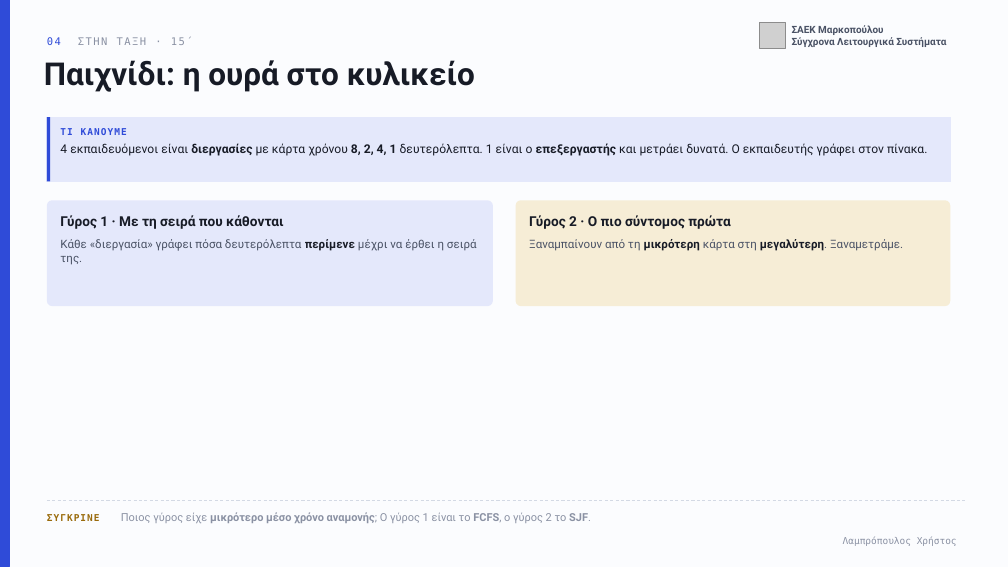
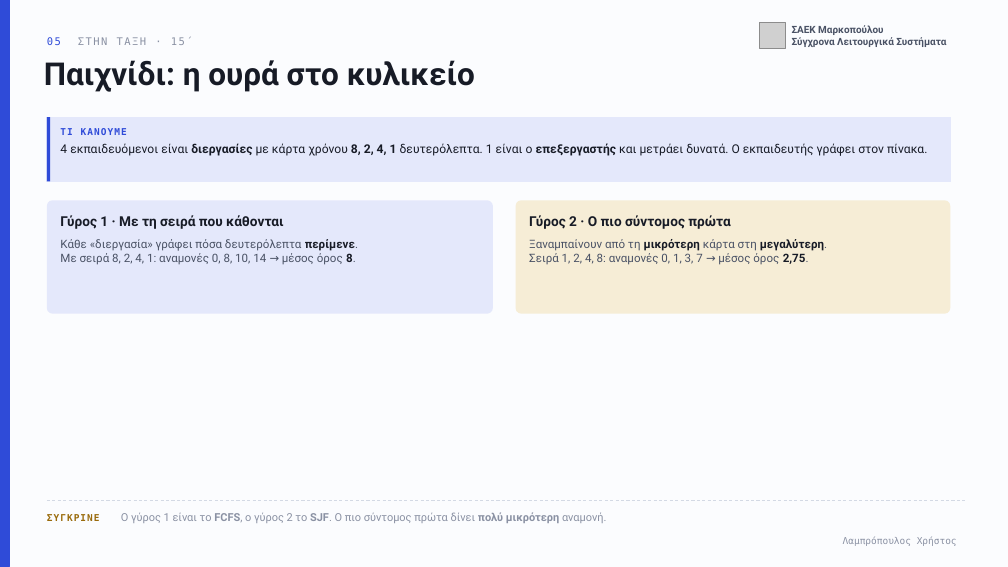
Before and after one commit to xristlamp/LAMPROPOULOS, a slide deck: slide 5 of files/markopoulo/sls-03-fcfs-sjf.pptx (slide 4 before the commit). Drawn at 1008x567 pixels with LibreOffice and Linux fonts; fonts in the diff are those of the drawing; grey boxes stand for pictures. Boxes give left, top, right and bottom in pixels: in the first picture for what was removed or moved away, otherwise in the second. Text is boxed around its words. In the diff, an @@ line names an element or a change of style, - is before the commit and + after.

```diff
--- a/files/markopoulo/sls-03-fcfs-sjf.pptx
+++ b/files/markopoulo/sls-03-fcfs-sjf.pptx
@@ text at (47, 37, 193, 45): text changed @@
-04 ΣΤΗΝ ΤΑΞΗ · 15΄
+05 ΣΤΗΝ ΤΑΞΗ · 15΄
@@ rounded rectangle: place and size @@
-rounded rectangle at (47, 200, 493, 306)
+rounded rectangle at (47, 200, 493, 314)
@@ rounded rectangle: place and size @@
-rounded rectangle at (516, 200, 951, 306)
+rounded rectangle at (516, 200, 951, 314)
@@ text at (60, 239, 358, 265): text changed @@
-Κάθε «διεργασία» γράφει πόσα δευτερόλεπτα περίμενε μέχρι να έρθει η σειρά της.
+Κάθε «διεργασία» γράφει πόσα δευτερόλεπτα περίμενε.
+Με σειρά 8, 2, 4, 1: αναμονές 0, 8, 10, 14 → μέσος όρος 8.
@@ text at (529, 239, 827, 265): text changed @@
-Ξαναμπαίνουν από τη μικρότερη κάρτα στη μεγαλύτερη. Ξαναμετράμε.
+Ξαναμπαίνουν από τη μικρότερη κάρτα στη μεγαλύτερη.
+Σειρά 1, 2, 4, 8: αναμονές 0, 1, 3, 7 → μέσος όρος 2,75.
@@ text at (47, 512, 606, 523): text changed; bold off @@
-ΣΥΓΚΡΙΝΕ Ποιος γύρος είχε μικρότερο μέσο χρόνο αναμονής; Ο γύρος 1 είναι το FCFS, ο γύρος 2 το SJF.
+ΣΥΓΚΡΙΝΕ Ο γύρος 1 είναι το FCFS, ο γύρος 2 το SJF. Ο πιο σύντομος πρώτα δίνει πολύ μικρότερη αναμονή.
```
Also in this commit, not shown: 22 other slides changed, 10 slides added, 1 slide removed, 4 other files.
